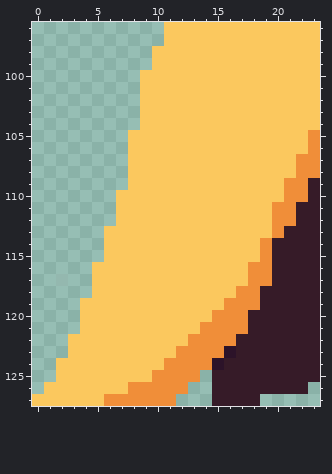
Pixel-art file, stored at web/public/actors/230_px_darker.aseprite. That is the earlier state.
64x128 pixels, 1 frame. Pixels under 10% opacity are left out. Colours within 5 levels of each other are drawn and written as one. Shown: x 0..23, y 96..127. The commit also changed other parts of the picture, which this record leaves out.
Once edited:
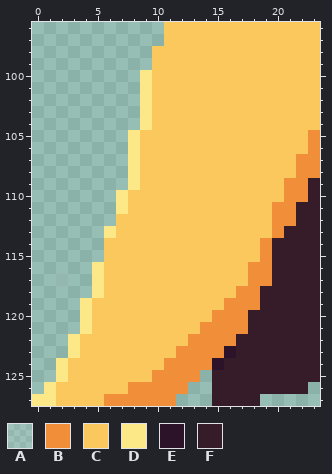
Palette (. is transparent): A #ededec1b  B #f08e39  C #fbc85e  D #fce886  E #2c1329  F #361b28
Change:
Colour C gives way to colour D in rows 100 to 104 at x 9; in rows 105 to 109 at x 8; in rows 110 to 111 at x 7; in row 113 at x 6; in rows 116 to 118 at x 5; in rows 119 to 121 at x 4.
Colour C gives way to colour D in rows 122 to 123 at x 3; in rows 124 to 125 at x 2; in row 126 at x 1; in row 127 at x 0 to 1.
Boxes around the changes in both pictures, in picture pixels (x1, y1, x2, y2):
changed: (32, 70, 152, 406)
